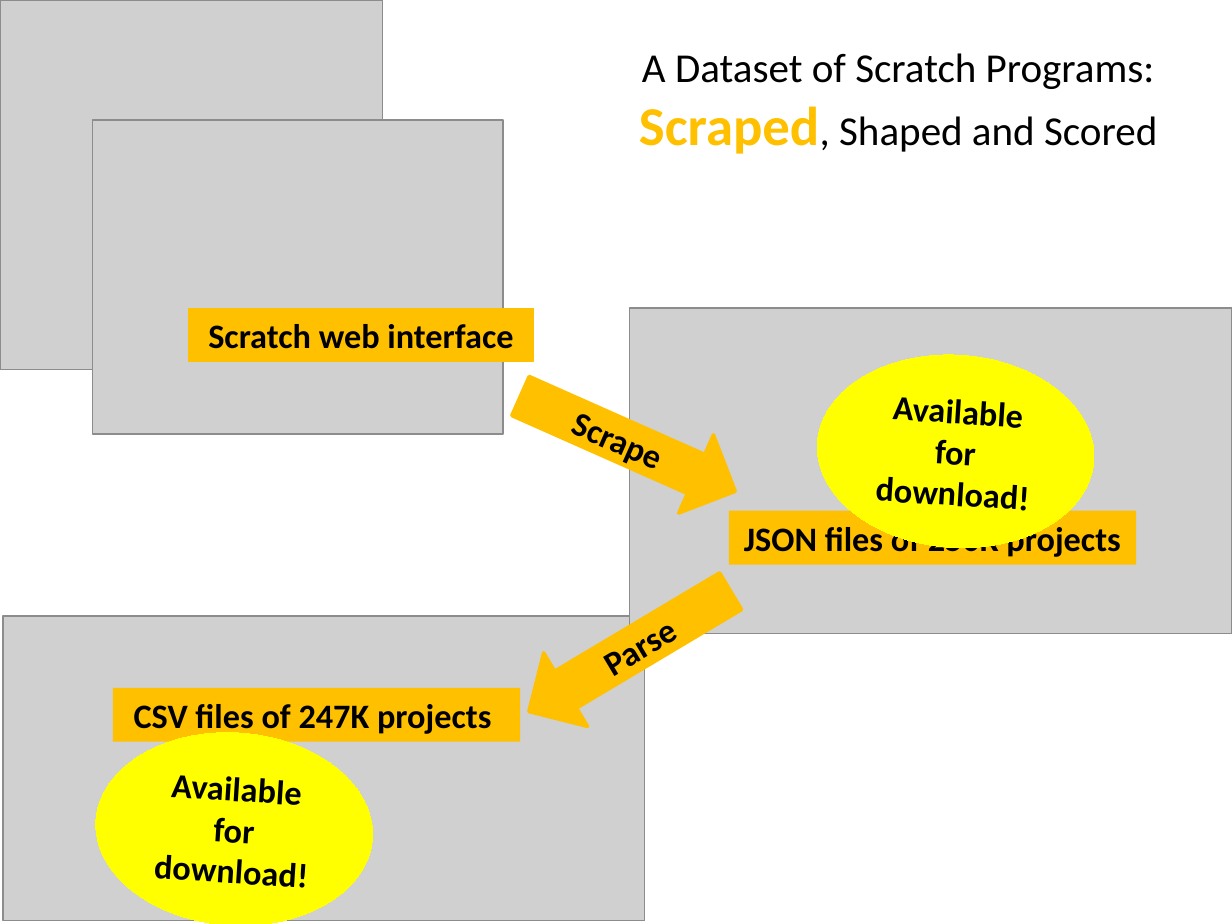
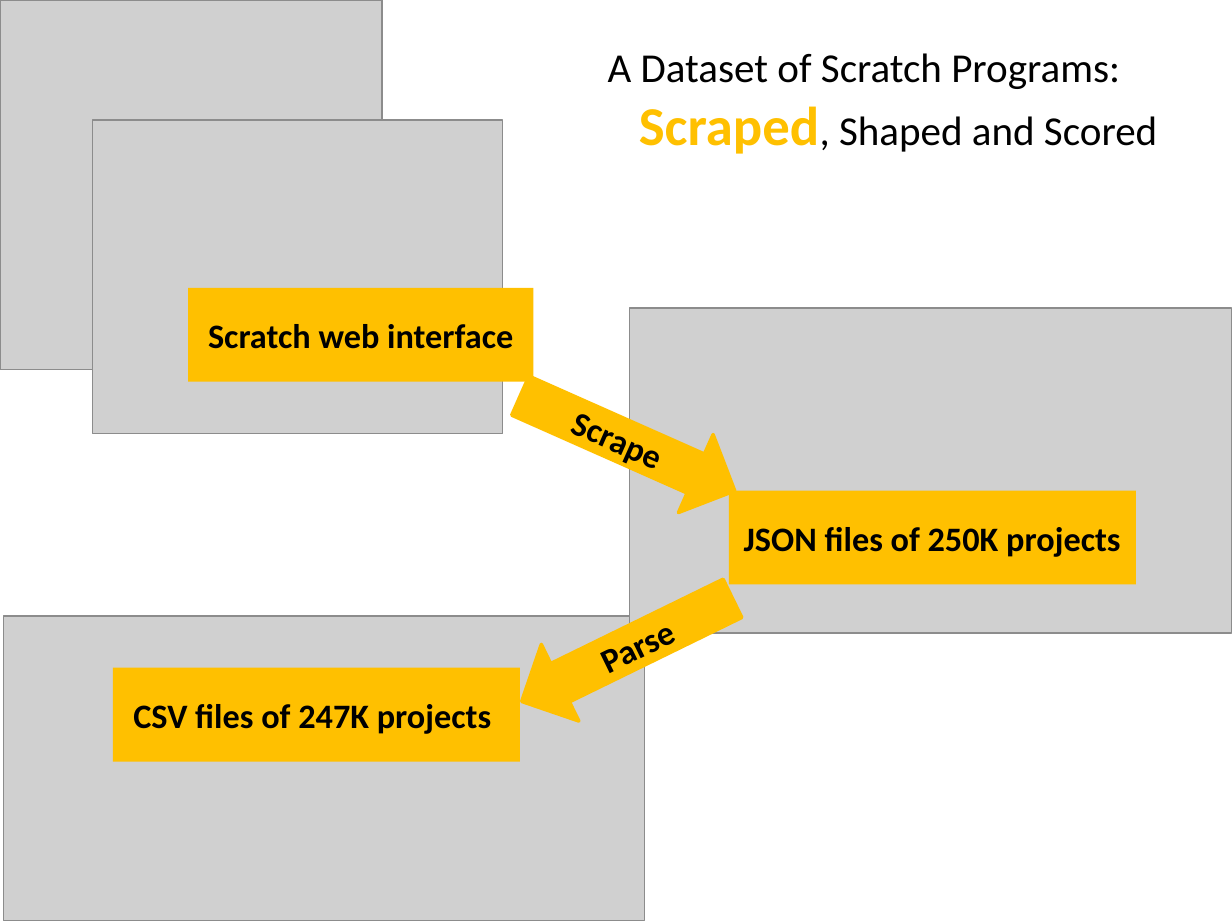
Before and after one commit to spreadsheetlab/ScratchDatasetMSR, a slide deck: slide 7 of MSR-Scratch.pptx (slide 8 before the commit). Drawn at 1232x924 pixels with LibreOffice and Linux fonts; fonts in the diff are those of the drawing; grey boxes stand for pictures. Boxes give left, top, right and bottom in pixels: in the first picture for what was removed or moved away, otherwise in the second. Text is boxed around its words. In the diff, an @@ line names an element or a change of style, - is before the commit and + after.

```diff
--- a/MSR-Scratch.pptx
+++ b/MSR-Scratch.pptx
@@ text at (x1=608, y1=53, x2=1157, y2=154): text changed @@
-A Dataset of Scratch Programs:
-Scraped, Shaped and Scored
+A Dataset of Scratch Programs:
+Scraped, Shaped and Scored
@@ rectangle "Scratch web interface" resized from (x1=188, y1=308, x2=535, y2=362) to (x1=188, y1=288, x2=533, y2=382) @@
@@ right arrow "Scrape" at (x1=503, y1=357, x2=751, y2=529): outline #FFC000 2 pt to #FFC000 2.01 pt; proportions changed @@
@@ ellipse removed at (x1=811, y1=346, x2=1100, y2=556) @@
-Available for download!
@@ rectangle "JSON files of 250K projects" resized from (x1=729, y1=511, x2=1137, y2=565) to (x1=729, y1=490, x2=1136, y2=584) @@
@@ right arrow "Parse" at (x1=503, y1=560, x2=751, y2=740): outline #FFC000 2 pt to #FFC000 2.01 pt; proportions changed; rotation 149 to 153 degrees @@
@@ rectangle "CSV files of 247K projects" resized from (x1=113, y1=687, x2=521, y2=742) to (x1=113, y1=668, x2=520, y2=761) @@
@@ ellipse removed at (x1=90, y1=724, x2=379, y2=924) @@
-Available for download!
```
Also in this commit, not shown: 11 other slides changed, 3 slides added, 1 slide removed, 1 other file.
